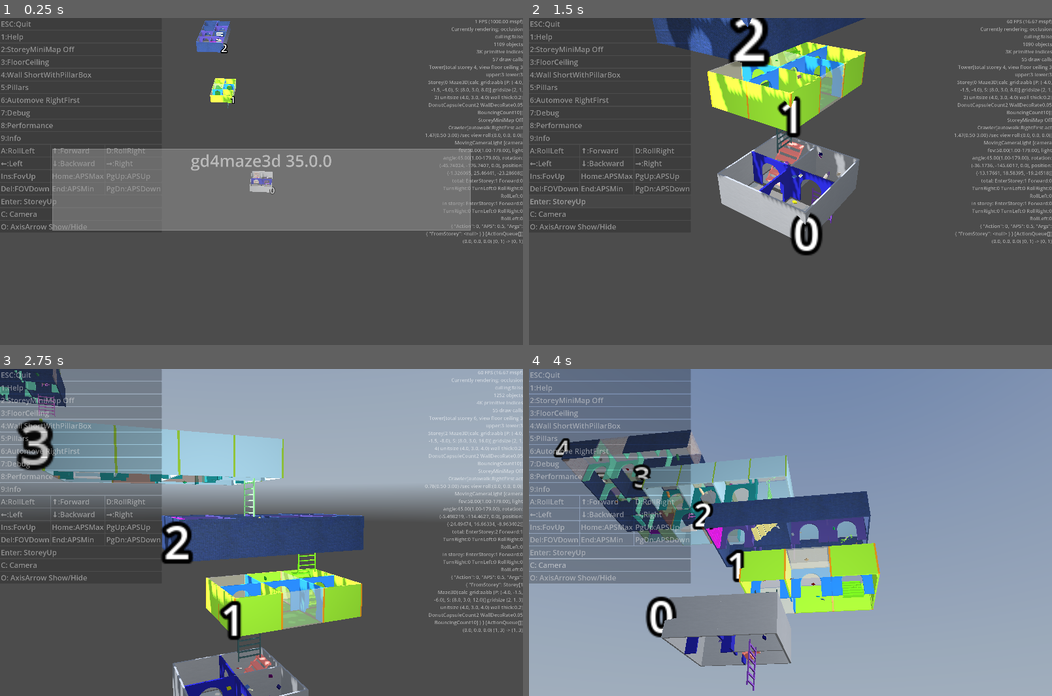
Above: before the commit, frames 1-4 (two rows, left to right).
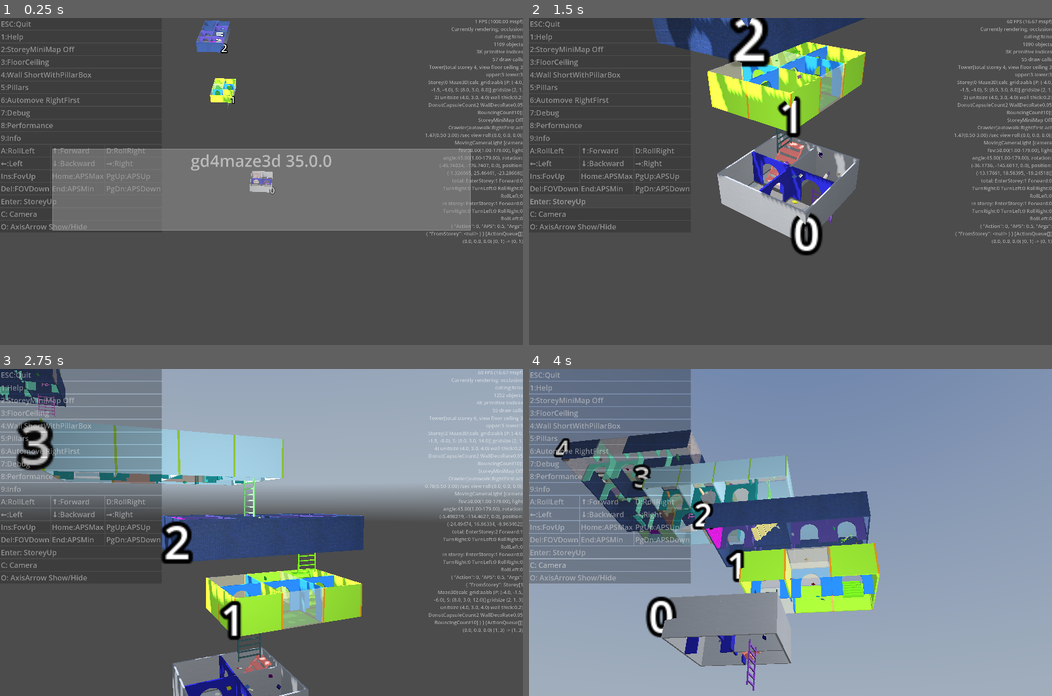
Above: after the commit, the same moments.

Repository: kasworld/gd4maze3d
Game: Godot game, scene res://main.tscn
The game is run twice, just before and just after one commit, with the same random seed, the same clock (stepped at 60 frames per second) and the same inputs. A sky picture missing from this copy of the repository is replaced by a grey-blue gradient.
Inputs (mouse positions are in pixels of both pictures, inside the frame that each line leads up to):
- Up to frame 1 (0.25 s): no input
- Up to frame 2 (1.5 s): click "Enter: StoreyUp" at 0.5 s; click "Enter: StoreyUp" at 1.25 s
- Up to frame 3 (2.75 s): tap Enter at 2 s; move the mouse to (376, 516) at 2.02 s; hold Right from 2.03 s (still down); tap Q at 2.1 s; click (376, 516) at 2.17 s
- Up to frame 4 (4 s): move the mouse to (685, 548) at 2.77 s; release Right at 2.78 s; hold Down 2.78-3.53 s; tap E at 2.85 s; move the mouse to (842, 460) at 3.52 s; hold Right from 3.53 s (still down); tap 1 at 3.6 s

The runs differ from the first frame. In frame 1, less than 0.1% of the frame differs, in the area x 38-52%, y 2-51%; in frame 2, 0.1%; in frame 3, 0.1%; in frame 4, 0.2%, in the area x 11-65%, y 21-90%.

Commit message:
door use short wall size

Diff:
--- a/maze_3d/maze_3d.gd
+++ b/maze_3d/maze_3d.gd
@@ -188,9 +188,9 @@
 				pos_list_H.append(calc_wall_pos_face_H(x,y))
 	maze_cells.iter_open(add_door_at)
 
-	var csgH := ArchDoor.MakeArchDoorMeshH(PreCalced.WallSize_H_Long, door_mat)
+	var csgH := ArchDoor.MakeArchDoorMeshH(PreCalced.WallSize_H_Short, door_mat)
 	bake_door.call_deferred($DoorContainer/HDoor,pos_list_H, csgH)
-	var csgV := ArchDoor.MakeArchDoorMeshV(PreCalced.WallSize_V_Long, door_mat)
+	var csgV := ArchDoor.MakeArchDoorMeshV(PreCalced.WallSize_V_Short, door_mat)
 	bake_door.call_deferred($DoorContainer/VDoor,pos_list_V, csgV)
 func bake_door(mms :MultiMeshShape, pos_list :Array, csg :CSGShape3D) -> void:
 	mms.init_with_mesh(csg.bake_static_mesh(), pos_list.size())
